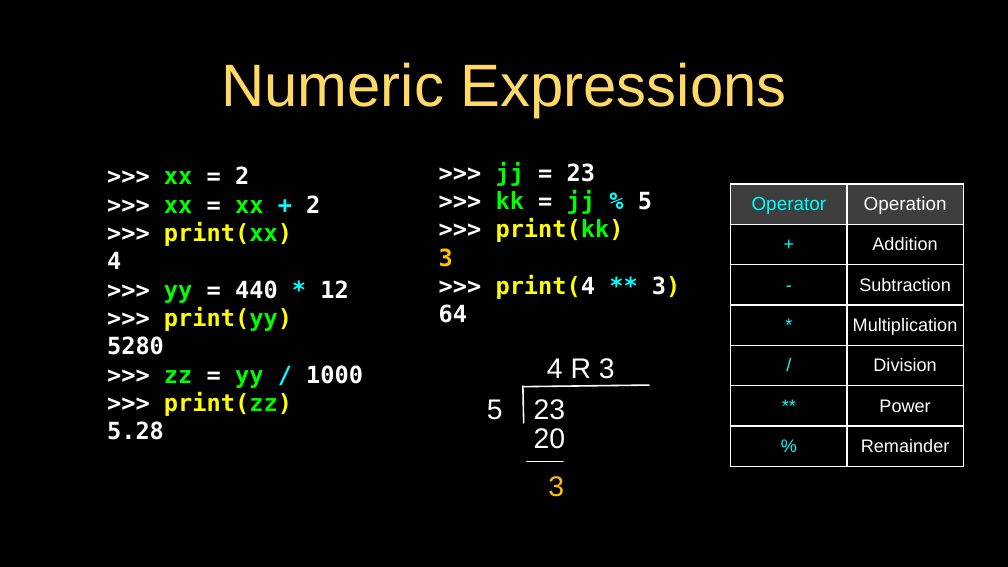
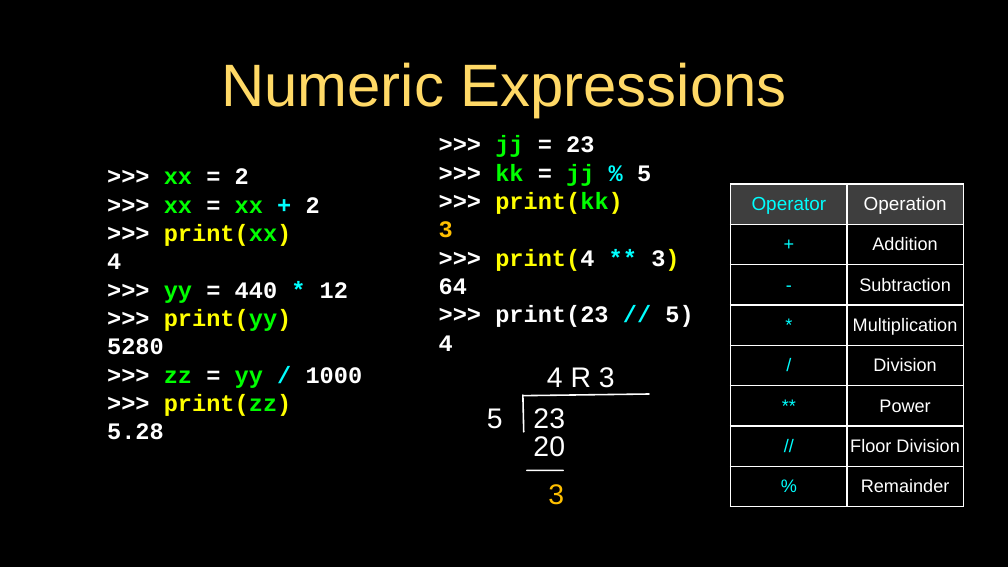
Before and after one commit to csev/py4e, a slide deck: slide 17 of lectures3/Pythonlearn-02-Expressions.pptx. Drawn at 1008x567 pixels with LibreOffice and Linux fonts; fonts in the diff are those of the drawing. Boxes give left, top, right and bottom in pixels: in the first picture for what was removed or moved away, otherwise in the second. Text is boxed around its words. In the diff, an @@ line names an element or a change of style, - is before the commit and + after.

Commit message:
issue-480: Add floor division to 02-Expressions slide deck.

```diff
--- a/lectures3/Pythonlearn-02-Expressions.pptx
+++ b/lectures3/Pythonlearn-02-Expressions.pptx
@@ text ">>> xx = 2" at <box>107,168,363,440</box>: font DejaVu Sans Mono to Courier New @@
@@ text at <box>439,135,679,295</box>: font DejaVu Sans Mono to Courier New in ">>> jj = 23", ">>> kk = jj % 5", ">>> print(kk)", "3" and 2 more places @@
@@ table at <box>731,184,963,506</box> @@
+row 7: // | Floor Division
@@ text at <box>439,305,693,351</box>: paragraphs added @@
+>>> print(23 // 5)
+4
@@ 5 texts, 3 lines: place and size @@
-5 texts, 3 lines at <box>487,358,649,497</box>
+5 texts, 3 lines at <box>487,367,649,505</box>
```
Also in this commit, not shown: 29 other slides changed, 2 slides added, 1 other file.
